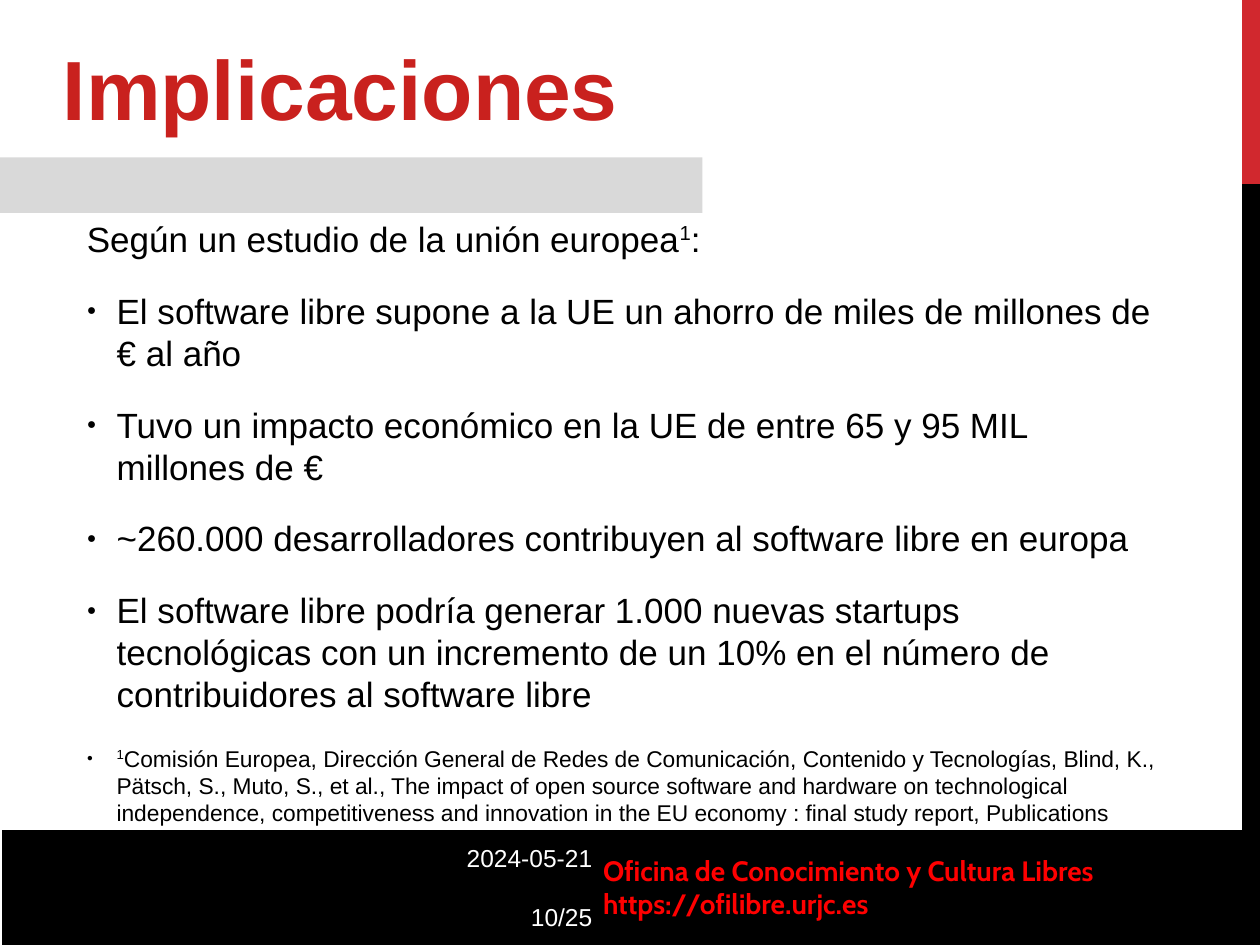
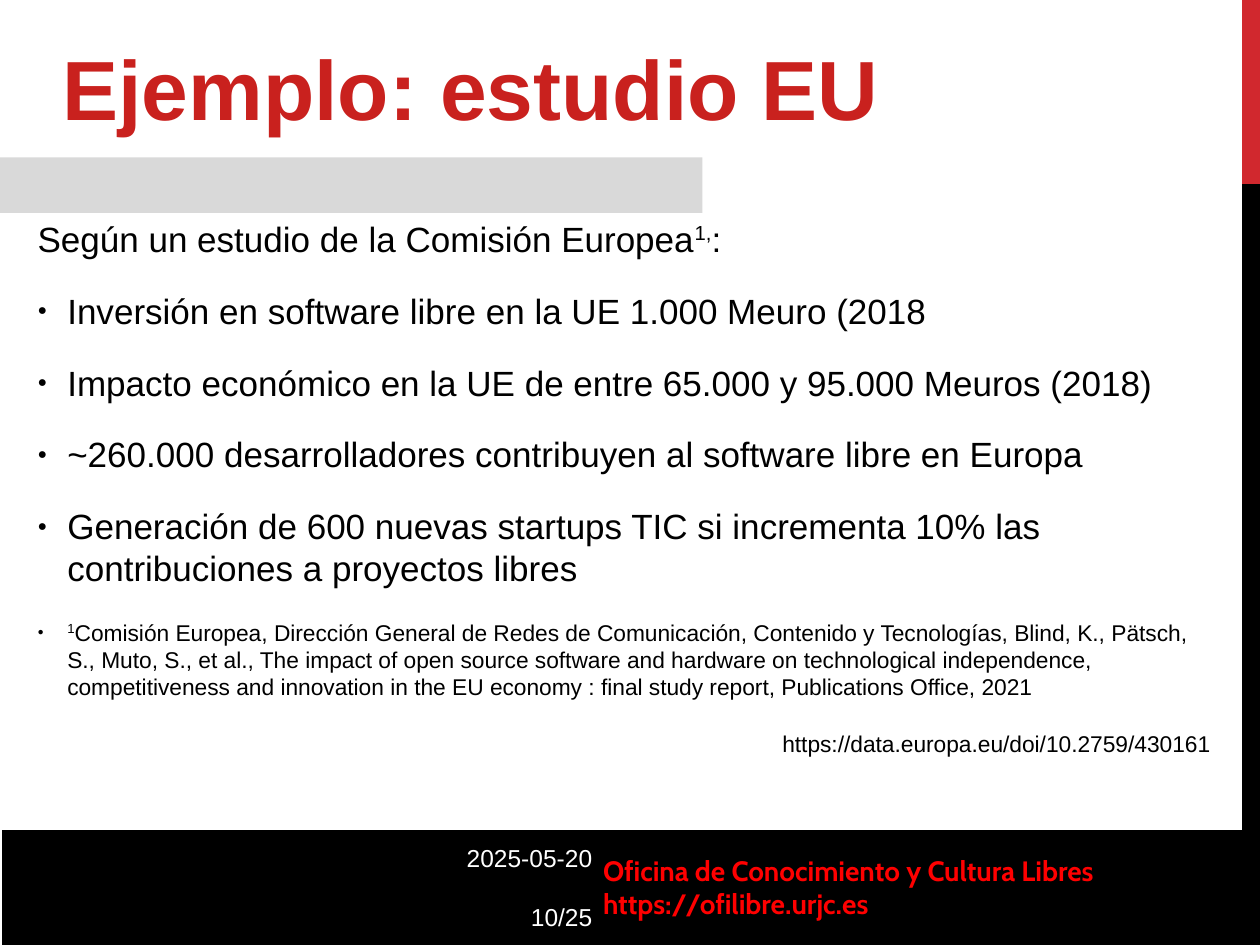
Before and after one commit to roberto-red/ofilibre, a slide deck: slide 10 of static/transpas/curso-cultura-libre/Software_Libre.odp. Drawn at 1260x945 pixels with LibreOffice and Linux fonts; fonts in the diff are those of the drawing; background and template pictures are left out. Boxes give left, top, right and bottom in pixels: in the first picture for what was removed or moved away, otherwise in the second. Text is boxed around its words. In the diff, an @@ line names an element or a change of style, - is before the commit and + after.

Commit message:
Transpas de software libre

```diff
--- a/static/transpas/curso-cultura-libre/Software_Libre.odp
+++ b/static/transpas/curso-cultura-libre/Software_Libre.odp
@@ text at [63,59,879,136]: text changed @@
-Implicaciones
+Ejemplo: estudio EU
@@ text at [38,226,1210,757]: text changed; size 20 to 13 pt @@
-Según un estudio de la unión europea1:
-● El software libre supone a la UE un ahorro de miles de millones de € al año
-● Tuvo un impacto económico en la UE de entre 65 y 95 MIL millones de €
-● ~260.000 desarrolladores contribuyen al software libre en europa
-● El software libre podría generar 1.000 nuevas startups tecnológicas con un incremento de un 10% en el número de contribuidores al software libre
-● 1Comisión Europea, Dirección General de Redes de Comunicación, Contenido y Tecnologías, Blind, K., Pätsch, S., Muto, S., et al., The impact of open source software and hardware on technological independence, competitiveness and innovation in the EU economy : final study report, Publications Office, 2021, https://data.europa.eu/doi/10.2759/430161
+Según un estudio de la Comisión Europea1,:
+● Inversión en software libre en la UE 1.000 Meuro (2018
+● Impacto económico en la UE de entre 65.000 y 95.000 Meuros (2018)
+● ~260.000 desarrolladores contribuyen al software libre en Europa
+● Generación de 600 nuevas startups TIC si incrementa 10% las contribuciones a proyectos libres
+● 1Comisión Europea, Dirección General de Redes de Comunicación, Contenido y Tecnologías, Blind, K., Pätsch, S., Muto, S., et al., The impact of open source software and hardware on technological independence, competitiveness and innovation in the EU economy : final study report, Publications Office, 2021
+https://data.europa.eu/doi/10.2759/430161
@@ text at [467,850,592,868]: text changed @@
-2024-05-21
+2025-05-20
```
Also in this commit, not shown: 14 other slides changed, 3 other files.
